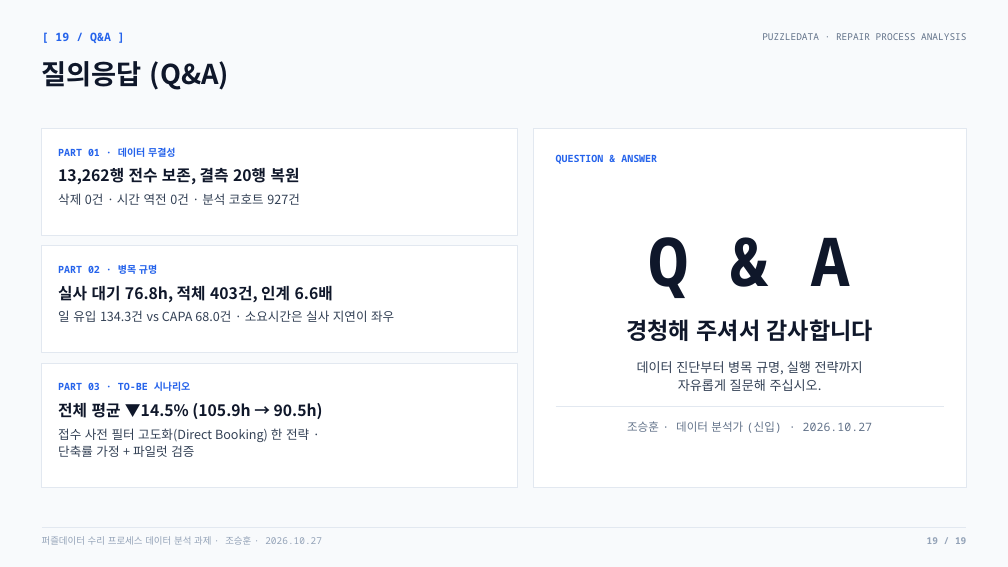
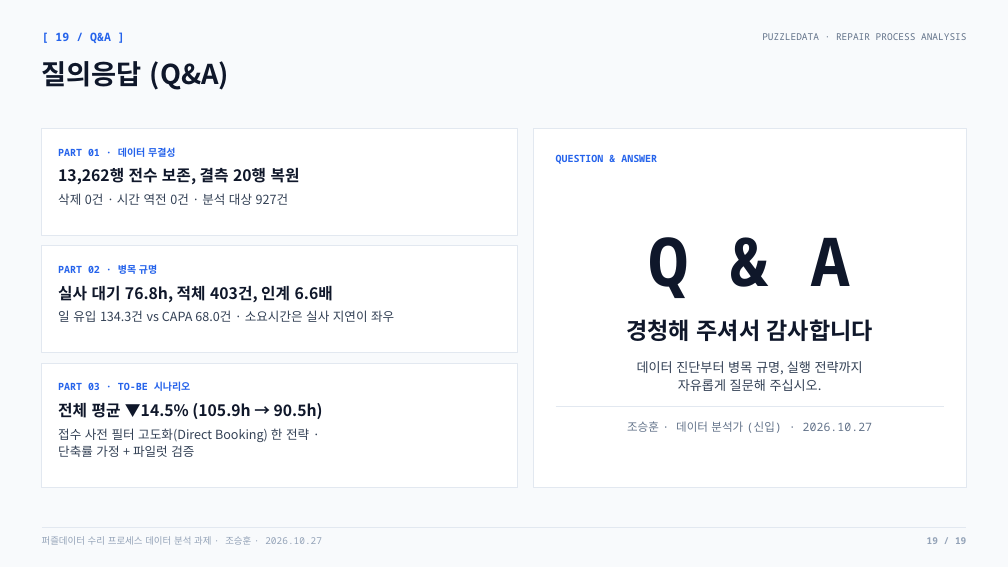
Before and after one commit to nus1245/puzzle_data, a slide deck: slide 19 of outputs/pptx/puzzledata_repair_report.pptx. Drawn at 1008x567 pixels with LibreOffice and Linux fonts; fonts in the diff are those of the drawing. Boxes give left, top, right and bottom in pixels: in the first picture for what was removed or moved away, otherwise in the second. Text is boxed around its words. In the diff, an @@ line names an element or a change of style, - is before the commit and + after.

```diff
--- a/outputs/pptx/puzzledata_repair_report.pptx
+++ b/outputs/pptx/puzzledata_repair_report.pptx
@@ text at (58,193,289,205): text changed @@
-삭제 0건 · 시간 역전 0건 · 분석 코호트 927건
+삭제 0건 · 시간 역전 0건 · 분석 대상 927건
```
Also in this commit, not shown: 4 other slides changed, 4 other files.
